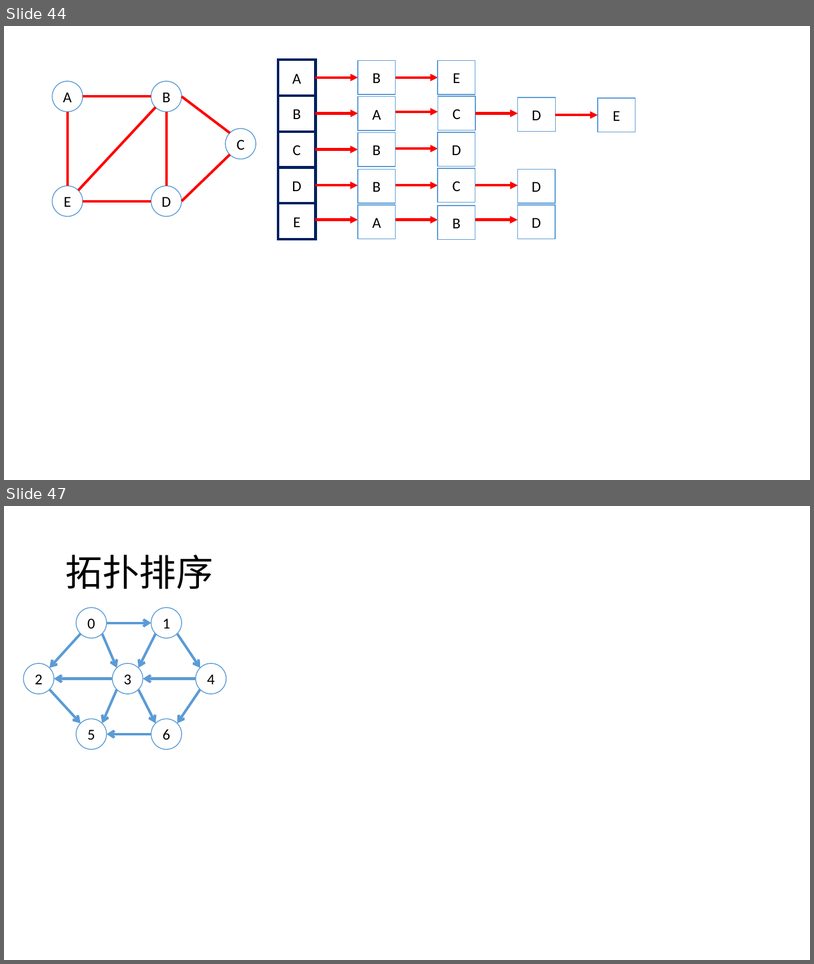
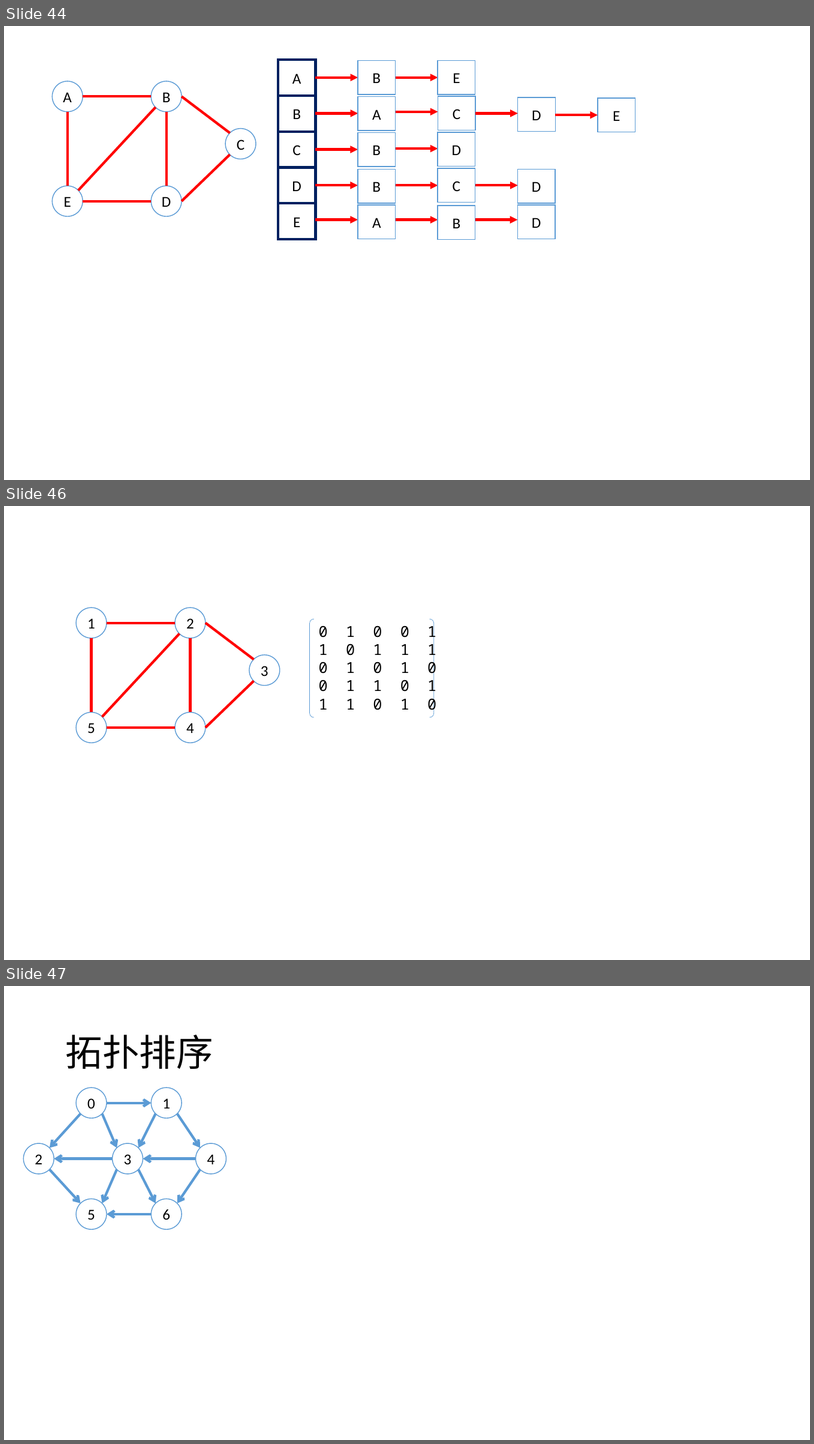
Before and after one commit to Waynefn/cpp_ds_algo, a slide deck: ppt.pptx. Shown one above the other, each under a label of ours: slides 44 and 47 before the commit, slides 44, 46 and 47 after it; the slides between them are not shown. The pictures are 814x964 and 814x1444 pixels, drawn with LibreOffice and Linux fonts; fonts in the diff are those of the drawing. Boxes give left, top, right and bottom in pixels: in the first picture for what was removed or moved away, otherwise in the second. Text is boxed around its words. In the diff, an @@ line names an element or a change of style, - is before the commit and + after.

```diff
--- a/ppt.pptx
+++ b/ppt.pptx
@@ slide 46 added at (4, 506, 810, 960), background #FFFFFF @@
@@ ellipse added at (76, 607, 106, 638), fill #FFFFFF, outline #5B9BD5 1 pt, 18 pt, text #000000 @@
+1
@@ ellipse added at (175, 607, 206, 638), fill #FFFFFF, outline #5B9BD5 1 pt, 18 pt, text #000000 @@
+2
@@ line added from (107, 623) to (175, 623), #FF0000 3 pt @@
@@ line added from (206, 623) to (254, 659), #FF0000 3 pt @@
@@ bracket pair added at (310, 619, 435, 718), outline #5B9BD5 0.5 pt @@
@@ text added at (319, 622, 437, 713), 18 pt, text #000000 @@
+0 1 0 0 1
+1 0 1 1 1
+0 1 0 1 0
+0 1 1 0 1
+1 1 0 1 0
@@ line added from (91, 638) to (91, 712), #FF0000 3 pt @@
@@ line added from (102, 717) to (179, 634), #FF0000 3 pt @@
@@ line added from (191, 638) to (191, 712), #FF0000 3 pt @@
@@ ellipse added at (249, 655, 280, 685), fill #FFFFFF, outline #5B9BD5 1 pt, 18 pt, text #000000 @@
+3
@@ line added from (254, 681) to (206, 727), #FF0000 3 pt @@
@@ ellipse added at (76, 712, 106, 742), fill #FFFFFF, outline #5B9BD5 1 pt, 18 pt, text #000000 @@
+5
@@ ellipse added at (175, 712, 206, 742), fill #FFFFFF, outline #5B9BD5 1 pt, 18 pt, text #000000 @@
+4
@@ line added from (107, 727) to (175, 727), #FF0000 3 pt @@
```
Also in this commit, not shown: 7 slides changed, 7 other slides added, 1 slide removed, 41 other files.
